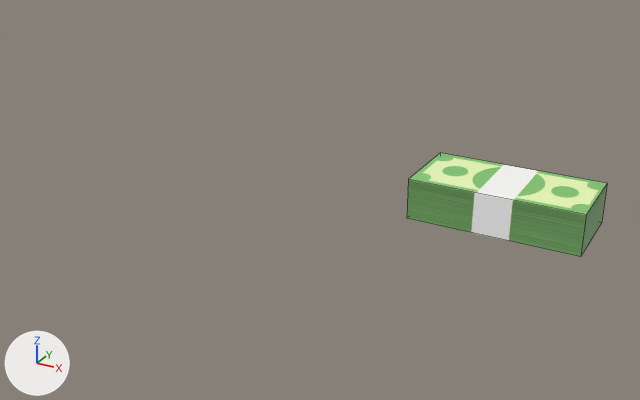
The FBX model Urban Jungle/Assets/Features/Interactable_Namespace/Models/CollectableMoney.fbx, before and after one commit.
Both versions are drawn from a 50 mm camera at (0.201, -0.703, 0.314) aimed at (-0.19, 0.008, -0.042). Arrows for +X, +Y and +Z are at lower left; the lights stay in place. Mesh edges are drawn as thin lines. Where no turn or scale is listed for an object, it has been applied to the vertices.

The first picture shows 'Money'.
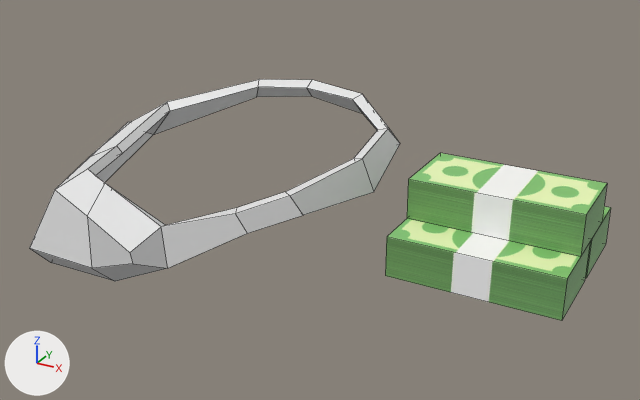
The newer file is also turned or shifted as a whole; pictures and numbers use the older file's frame.

Changed parts and their boxes (x1, y1, x2, y2) in the pictures (640 x 400 px):
'Money_Belt', added
    after: (29, 79, 400, 281)
'Money.001', added (green)
    after: (385, 219, 590, 321)
'Money.002', added (green)
    after: (585, 206, 611, 278)

Edits to the bpy script that builds the scene:
```text
Add mat_money_material_001:
    mat_money_material_001 = principled_material('Money_Material.001')
    mat_money_material_001.texture = img_money_texture_png
Add mat_moneybelt_material:
    mat_moneybelt_material = principled_material('Moneybelt.Material')
    mat_moneybelt_material.base_color = (0.8, 0.8, 0.8)  # white #e7e7e7
Add mat_money_material_002:
    mat_money_material_002 = principled_material('Money_Material.002')
    mat_money_material_002.texture = img_money_texture_png
Add me_cube_002:
    me_cube_002.from_pydata(...)  # a box spanning x -1.0..1.0, y -1.0..1.0, z -1.0..1.0
    me_cube_002.materials.append(mat_money_material_001)  # picture img_money_texture_png
Add me_mesh_024:
    me_mesh_024.from_pydata(...)  # 68 vertices, 68 faces; spans x -0.196..0.174, y -0.146..0.14, z -0.127..0.041
    me_mesh_024.materials.append(mat_moneybelt_material)  # its picture is missing
Add me_cube_003:
    me_cube_003.from_pydata(...)  # a box spanning x -1.0..1.0, y -1.0..1.0, z -1.0..1.0
    me_cube_003.materials.append(mat_money_material_002)  # picture img_money_texture_png
Add ob_money_001:
    ob_money_001 = bpy.data.objects.new('Money.001', me_cube_002)
    ob_money_001.location = (0.0, -0.0423, -0.0377)
    ob_money_001.scale = (-0.077, -0.0374, -0.0188)
Add ob_money_belt:
    ob_money_belt = bpy.data.objects.new('Money_Belt', me_mesh_024)
    ob_money_belt.location = (-0.2996, 0.0, 0.0011)
Add ob_money_002:
    ob_money_002 = bpy.data.objects.new('Money.002', me_cube_003)
    ob_money_002.location = (0.0, 0.0377, -0.038)
    ob_money_002.scale = (-0.077, -0.0374, -0.0188)
```
